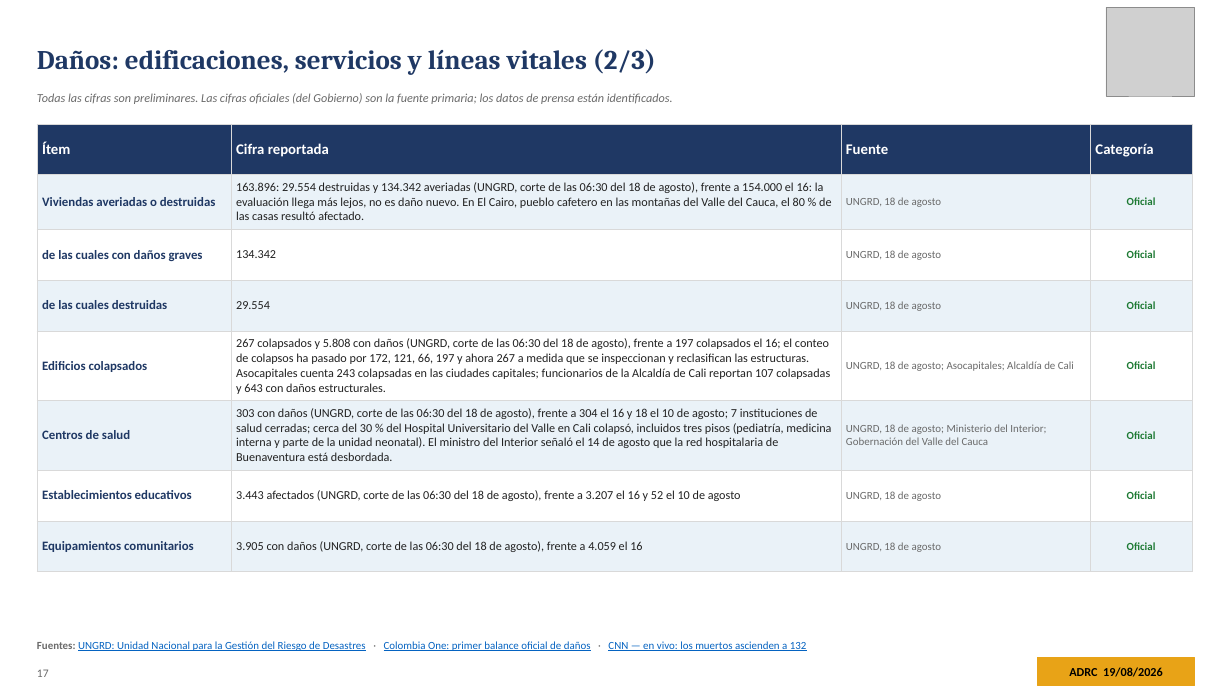
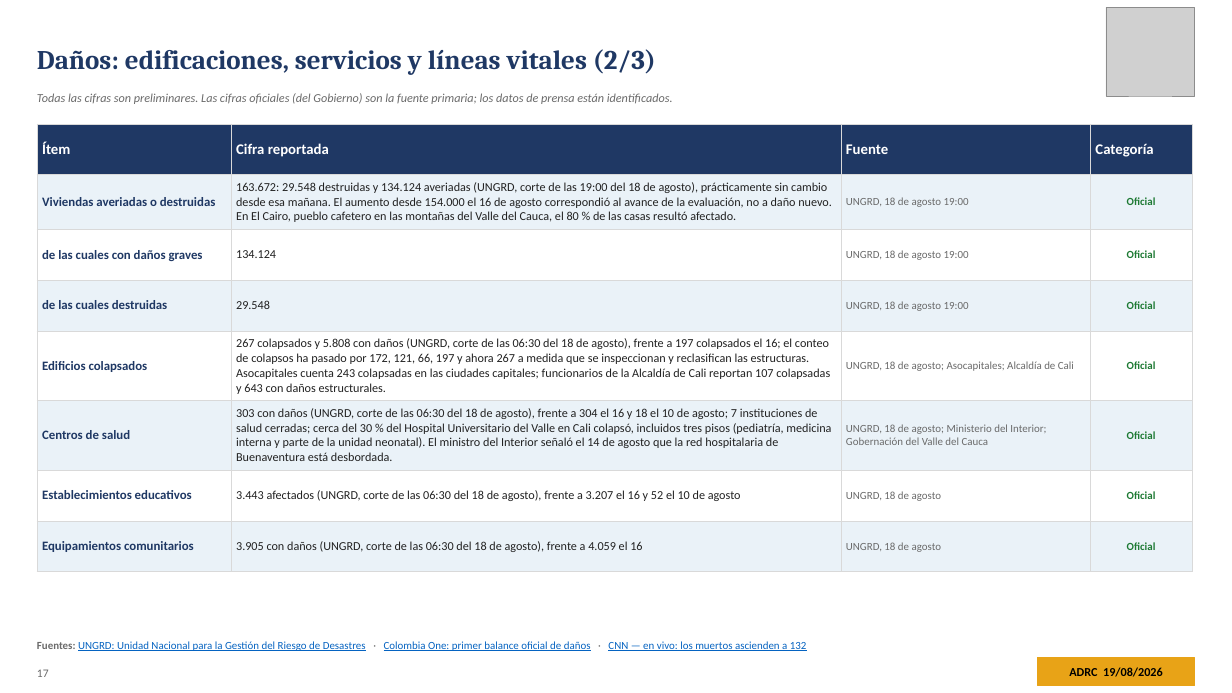
Before and after one commit to kochobi-max/whatsmap, a slide deck: slide 17 of reports/colombia_eq_20260810/output/ADRC_EQ_COL_Choco_20260810_ES.pptx. Drawn at 1232x693 pixels with LibreOffice and Linux fonts; fonts in the diff are those of the drawing; grey boxes stand for pictures. Boxes give left, top, right and bottom in pixels: in the first picture for what was removed or moved away, otherwise in the second. Text is boxed around its words. In the diff, an @@ line names an element or a change of style, - is before the commit and + after.

```diff
--- a/reports/colombia_eq_20260810/output/ADRC_EQ_COL_Choco_20260810_ES.pptx
+++ b/reports/colombia_eq_20260810/output/ADRC_EQ_COL_Choco_20260810_ES.pptx
@@ table at [37,124,1192,556] @@
-row 2, column 2: 163.896: 29.554 destruidas y 134.342 averiadas (UNGRD, corte de las 06:30 del 18 de agosto), frente a 154.000 el 16: la evaluación llega más lejos, no es daño nuevo. En El Cairo, pueblo cafetero en las montañas del Valle del Cauca, el 80 % de las casas resultó afectado.
+row 2, column 2: 163.672: 29.548 destruidas y 134.124 averiadas (UNGRD, corte de las 19:00 del 18 de agosto), prácticamente sin cambio desde esa mañana. El aumento desde 154.000 el 16 de agosto correspondió al avance de la evaluación, no a daño nuevo. En El Cairo, pueblo cafetero en las montañas del Valle del Cauca, el 80 % de las casas resultó afectado.
-row 2, column 3: UNGRD, 18 de agosto
+row 2, column 3: UNGRD, 18 de agosto 19:00
-row 3, column 2: 134.342
+row 3, column 2: 134.124
-row 3, column 3: UNGRD, 18 de agosto
+row 3, column 3: UNGRD, 18 de agosto 19:00
-row 4, column 2: 29.554
+row 4, column 2: 29.548
-row 4, column 3: UNGRD, 18 de agosto
+row 4, column 3: UNGRD, 18 de agosto 19:00
```
Also in this commit, not shown: 17 other slides changed, 8 other files.
